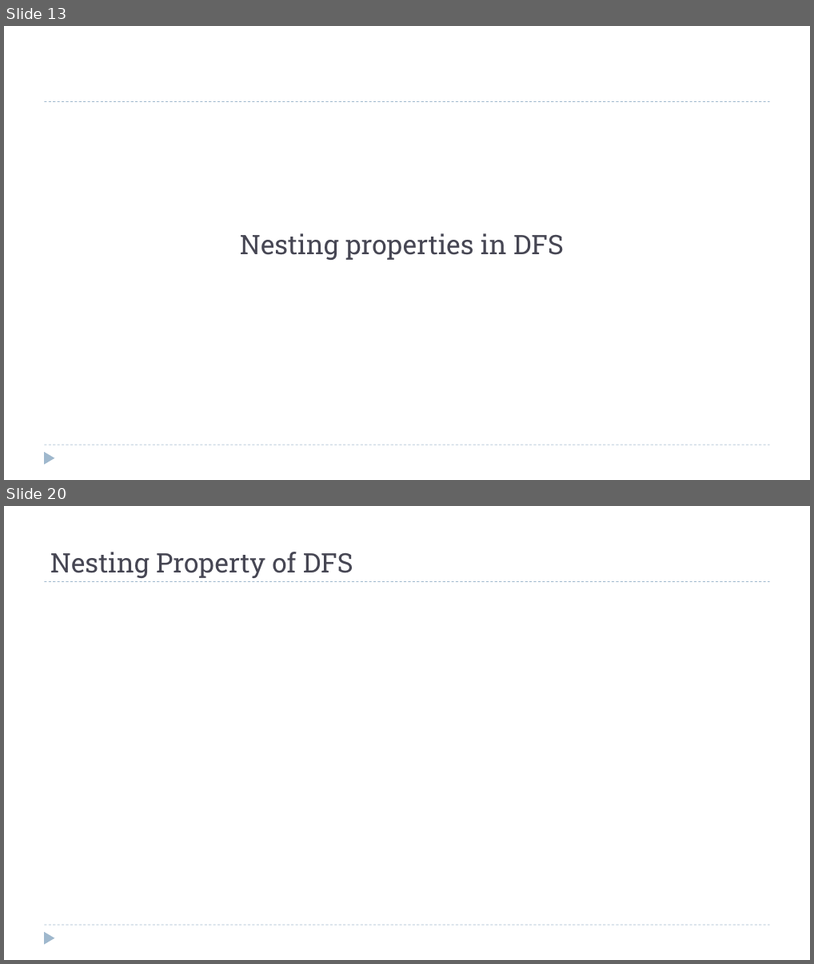
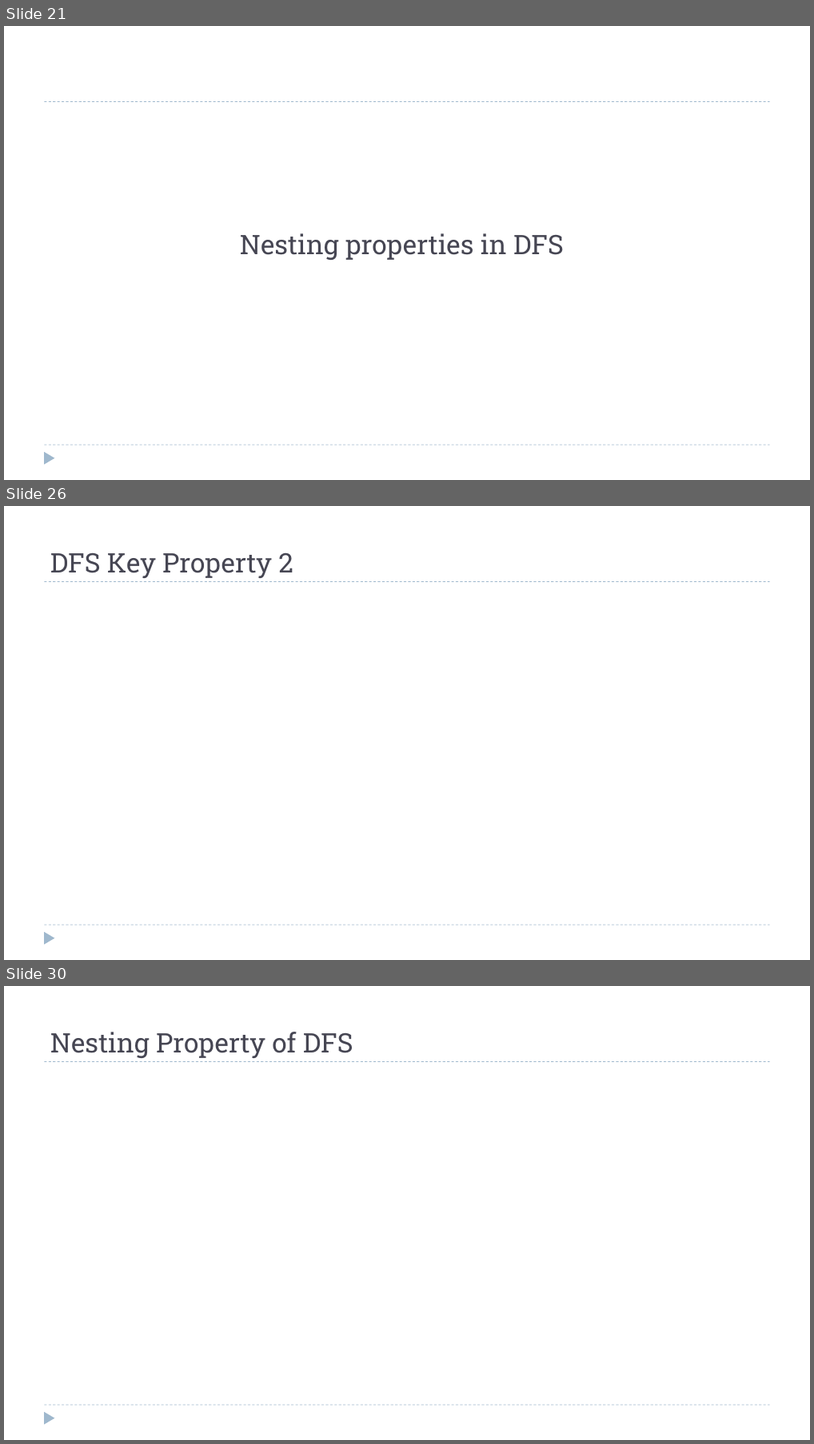
Before and after one commit to dsc-courses/dsc40b-2025-wi, a slide deck: materials/lectures/13-dfs/slides.pptx. Shown one above the other, each under a label of ours: slides 13 and 20 before the commit, slides 21, 26 and 30 after it; the slides between them are not shown. The pictures are 814x964 and 814x1444 pixels, drawn with LibreOffice and Linux fonts; fonts in the diff are those of the drawing; grey boxes stand for pictures. Boxes give left, top, right and bottom in pixels: in the first picture for what was removed or moved away, otherwise in the second. Text is boxed around its words. In the diff, an @@ line names an element or a change of style, - is before the commit and + after.

```diff
--- a/materials/lectures/13-dfs/slides.pptx
+++ b/materials/lectures/13-dfs/slides.pptx
@@ slide 26 added at bbox=[4, 506, 810, 960], background #FFFFFF; not listed: 3 template elements that a slide beside it also shows @@
@@ title added at bbox=[50, 553, 294, 578], 32 pt, text #464653 @@
+DFS Key Property 2
@@ what was slide 13 is now slide 21 @@
@@ what was slide 20 is now slide 30 @@
```
Also in this commit, not shown: 6 slides changed, 19 other slides added, 20 other files.
